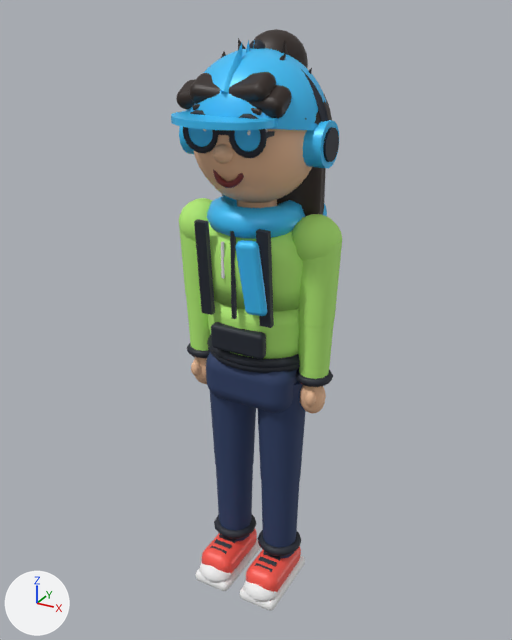
Before and after pictures for a commit that changed the glTF model public/assets/models/characters/mnnrow_runner.glb.
Both versions are drawn from a 50 mm lens placed at (1.079, -1.97, 2.068), pointed at (-0.014, 0.017, 1.074). Lighting does not change. The marker at lower left points along +X, +Y and +Z. The first picture is the older version. Vertices at exactly the same position are counted once.

Names of what the first picture shows: 'Acc_backpack', 'Acc_cap', 'Acc_glasses', 'Acc_headphones', 'Acc_scarf', 'Body', 'Hair_bun', 'Hair_long', 'Hair_mohawk', 'Hair_short', 'Hair_spiky'.
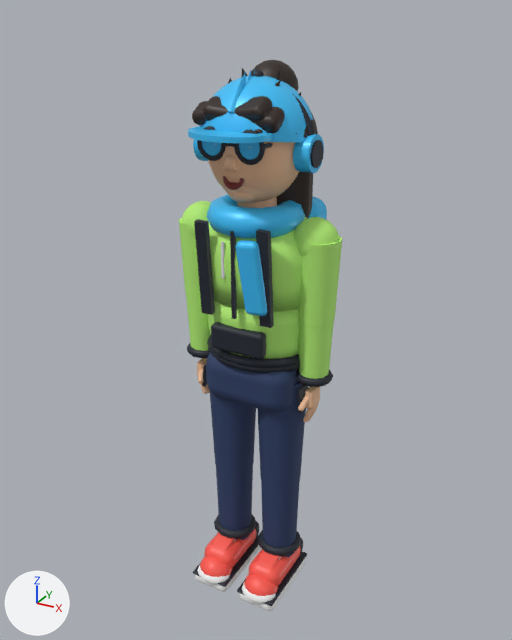
What differs and where, as boxes [x1, y1, x2, y2] in the pictures (512 x 640 px; the box of a moved part takes in the faces that stretch with it):
'Body', reshaped: before [179, 104, 342, 611]; after [179, 129, 342, 611]
'Acc_cap', moved, rescaled (20% narrower, 18% shorter): before [171, 39, 327, 130]; after [188, 69, 313, 143]
'Hair_long', moved, rescaled (19% narrower, 15% shorter): before [176, 72, 332, 217]; after [192, 96, 318, 219]
'Acc_headphones', moved, rescaled (18% narrower, 20% shorter): before [179, 69, 339, 168]; after [193, 94, 324, 173]
'Acc_glasses', moved, rescaled (17% narrower, 18% shorter): before [183, 110, 275, 158]; after [197, 126, 273, 165]
'Hair_short', moved, rescaled (20% narrower, 17% shorter): before [189, 73, 292, 119]; after [203, 96, 285, 134]
'Hair_bun', moved, rescaled: before [249, 29, 318, 125]; after [251, 60, 299, 92]
'Hair_mohawk', moved, rescaled (20% narrower, 19% shorter): before [221, 40, 255, 93]; after [228, 70, 255, 113]
'Hair_spiky', moved, rescaled (mostly hidden): before [221, 38, 312, 74]; after [228, 68, 301, 97]
part 1 of me_mesh_0, deleted: before [251, 108, 262, 115]
part 2 of me_mesh_0, moved or reshaped: before [179, 129, 342, 261]; after [182, 129, 339, 257]
part 3 of me_mesh_0, built on: before [196, 529, 304, 611]; after [193, 521, 307, 611]
part 4 of me_mesh_0, reshaped: before [191, 357, 326, 488]; after [197, 358, 320, 422]

Edits to the bpy script that builds the scene:
```text
Change me_mesh_0:
    remove me_mesh_0.from_pydata(...)  # 5653 vertices, 10796 faces; spans x -0.29..0.29, y -0.24..0.19, z 0.0..1.92
    add me_mesh_0.from_pydata(...)  # 9941 vertices, 19112 faces; spans x -0.29..0.29, y -0.22..0.19, z 0.0..1.85
    me_mesh_0 part 1: the loose piece of 152 vertices spanning x 0.04..0.11, y -0.19..-0.17, z 1.8..1.82 is deleted
    me_mesh_0 part 2: 35 vertices moved within x -0.26..0.26, y -0.19..0.06, z 1.4..1.76; 1410 vertices removed from x -0.29..0.29, y -0.24..0.18, z 1.32..1.92; 2850 vertices added at x -0.28..0.28, y -0.19..0.15, z 1.33..1.85
    me_mesh_0 part 3: 89 vertices moved within x -0.17..0.17, y -0.2..0.1, z 0.0..0.13; 748 vertices removed from x -0.17..0.17, y -0.21..0.1, z 0.0..0.16; 2334 vertices added at x -0.18..0.18, y -0.22..0.11, z 0.0..0.2
    me_mesh_0 part 4: 5 vertices moved within x -0.22..0.22, y -0.04..0.12, z 0.85..0.86; 286 vertices removed from x -0.27..0.27, y -0.06..0.04, z 0.78..0.91; 1490 vertices added at x -0.24..0.24, y -0.07..0.13, z 0.74..0.93
    other edits to the shape of me_mesh_0 do not show in these pictures
Change me_mesh_1:
    remove me_mesh_1.from_pydata(...)  # 439 vertices, 814 faces; spans x -0.214..0.214, y -0.185..0.219, z 1.655..1.986
    add me_mesh_1.from_pydata(...)  # 439 vertices, 814 faces; spans x -0.176..0.176, y -0.152..0.179, z 1.632..1.904
    me_mesh_1 part 5: the whole mesh is scaled about its middle by 0.82, then moved by (0.0, -0.003, -0.052)
Change me_mesh_2:
    remove me_mesh_2.from_pydata(...)  # 661 vertices, 1290 faces; spans x -0.223..0.223, y -0.197..0.233, z 1.656..1.94
    add me_mesh_2.from_pydata(...)  # 661 vertices, 1290 faces; spans x -0.183..0.183, y -0.161..0.191, z 1.634..1.866
    me_mesh_2 part 6: the whole mesh is scaled about its middle by 0.82, then moved by (0.0, -0.003, -0.048)
Change me_mesh_3:
    remove me_mesh_3.from_pydata(...)  # 572 vertices, 1098 faces; spans x -0.225..0.225, y -0.191..0.235, z 1.656..2.01
    add me_mesh_3.from_pydata(...)  # 572 vertices, 1098 faces; spans x -0.184..0.184, y -0.157..0.193, z 1.633..1.924
    me_mesh_3 part 7: the whole mesh is scaled about its middle by 0.82, then moved by (0.0, -0.004, -0.055)
Change me_mesh_4:
    remove me_mesh_4.from_pydata(...)  # 319 vertices, 578 faces; spans x -0.198..0.198, y -0.209..0.249, z 1.662..1.987
    add me_mesh_4.from_pydata(...)  # 319 vertices, 578 faces; spans x -0.163..0.163, y -0.172..0.204, z 1.639..1.905
    me_mesh_4 part 8: the whole mesh is scaled about its middle by 0.82, then moved by (0.0, -0.004, -0.053)
Change me_mesh_5:
    remove me_mesh_5.from_pydata(...)  # 1011 vertices, 1930 faces; spans x -0.227..0.227, y -0.197..0.239, z 1.33..1.944
    add me_mesh_5.from_pydata(...)  # 1011 vertices, 1930 faces; spans x -0.186..0.186, y -0.162..0.196, z 1.366..1.87
    me_mesh_5 part 9: the whole mesh is scaled about its middle by 0.82, then moved by (0.0, -0.004, -0.019)
Change me_mesh_6:
    remove me_mesh_6.from_pydata(...)  # 388 vertices, 712 faces; spans x -0.222..0.222, y -0.32..0.222, z 1.713..1.985
    add me_mesh_6.from_pydata(...)  # 388 vertices, 712 faces; spans x -0.182..0.182, y -0.262..0.182, z 1.68..1.903
    me_mesh_6 part 10: the whole mesh is scaled about its middle by 0.82, then moved by (0.0, 0.009, -0.057)
Change me_mesh_7:
    remove me_mesh_7.from_pydata(...)  # 311 vertices, 544 faces; spans x -0.252..0.252, y -0.07..0.07, z 1.63..1.955
    add me_mesh_7.from_pydata(...)  # 311 vertices, 544 faces; spans x -0.207..0.207, y -0.057..0.057, z 1.612..1.878
    me_mesh_7 part 11: the whole mesh is scaled about its middle by 0.82, then moved by (0.0, 0.0, -0.047)
Change me_mesh_8:
    remove me_mesh_8.from_pydata(...)  # 308 vertices, 596 faces; spans x -0.14..0.14, y -0.211..0.0, z 1.679..1.801
    add me_mesh_8.from_pydata(...)  # 308 vertices, 596 faces; spans x -0.115..0.115, y -0.173..0.0, z 1.652..1.752
    me_mesh_8 part 12: the whole mesh is scaled about its middle by 0.82, then moved by (0.0, 0.019, -0.038)
```
